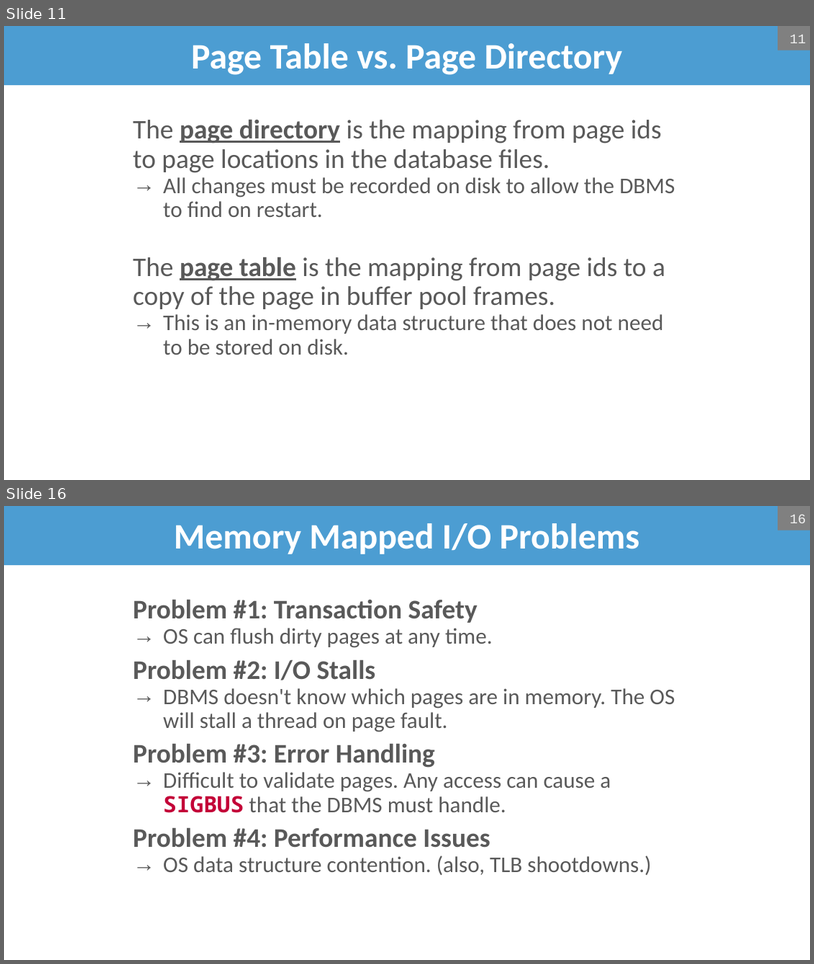
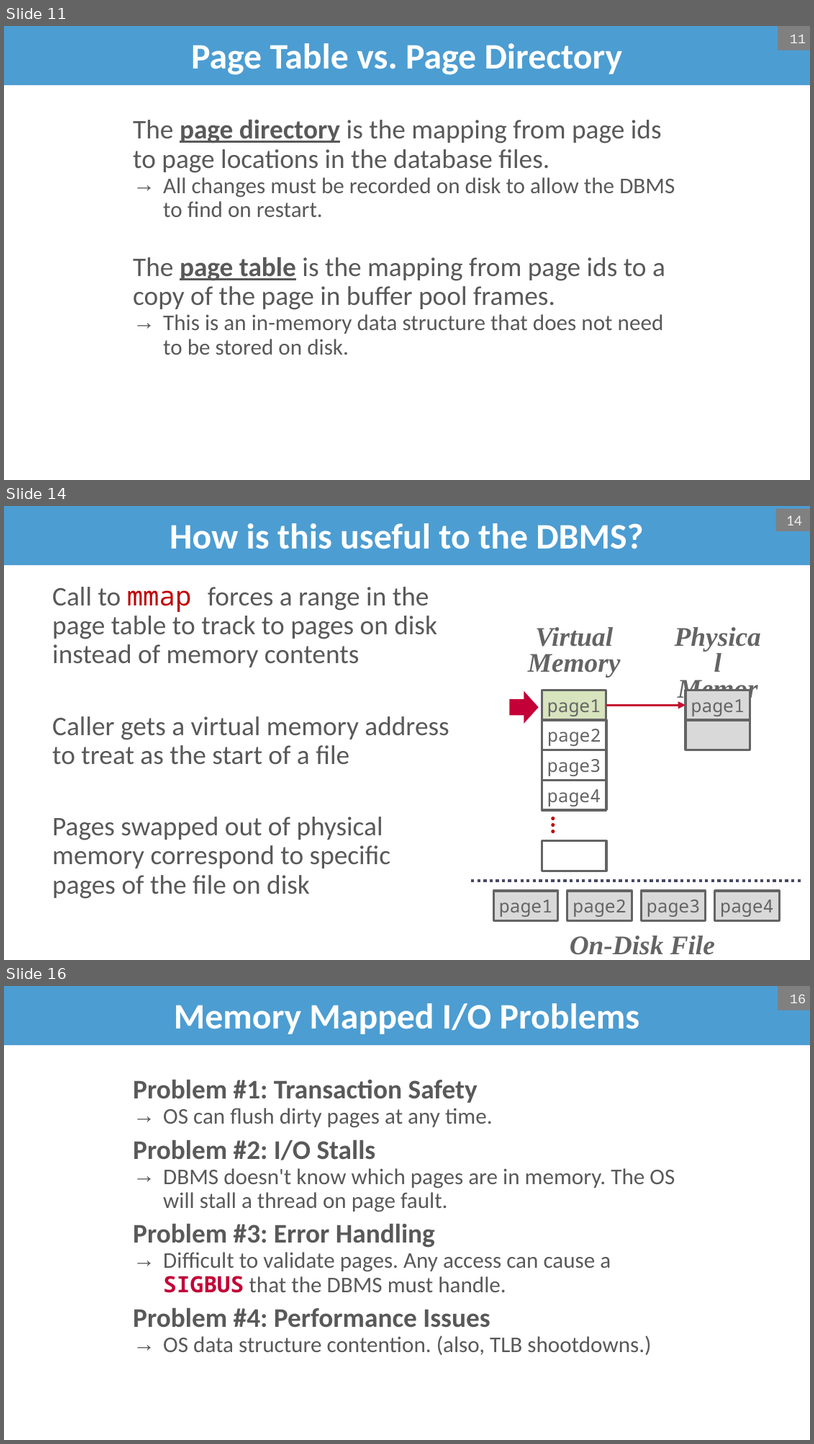
Before and after one commit to bsb20/bsb20.github.io, a slide deck: docs/421_f26/lectures/L5.pptx. Shown one above the other, each under a label of ours: slides 11 and 16 before the commit, slides 11, 14 and 16 after it; the slides between them are not shown. The pictures are 814x964 and 814x1444 pixels, drawn with LibreOffice and Linux fonts; fonts in the diff are those of the drawing; background and template pictures are left out. Boxes give left, top, right and bottom in pixels: in the first picture for what was removed or moved away, otherwise in the second. Text is boxed around its words. In the diff, an @@ line names an element or a change of style, - is before the commit and + after.

```diff
--- a/docs/421_f26/lectures/L5.pptx
+++ b/docs/421_f26/lectures/L5.pptx
@@ slide 14 added at [4, 506, 810, 960], background #FFFFFF @@
@@ title added at [4, 506, 810, 565], fill #4C9DD2, 32 pt, text #FFFFFF, bold @@
+How is this useful to the DBMS?
@@ page number added at [777, 508, 810, 531], fill #808080, 12 pt, text #F2F2F2 @@
+14
@@ text added at [52, 587, 449, 898], 24 pt, text #595959 @@
+Call to mmap forces a range in the page table to track to pages on disk instead of memory contents
+Caller gets a virtual memory address to treat as the start of a file
+Pages swapped out of physical memory correspond to specific pages of the file on disk
@@ text added at [528, 654, 620, 677], 24 pt, text #646464, bold, italic @@
+Physical
+Memory
@@ right arrow added at [509, 690, 539, 723], fill #C30037 @@
@@ rectangle added at [542, 690, 607, 721], fill #FFFFFF, outline #646464 2 pt, 16 pt, text #646464 @@
+page1
@@ rectangle added at [542, 690, 607, 720], fill #D7E4BD, outline #646464 2 pt, 16 pt, text #646464 @@
+page1
@@ rectangle added at [687, 690, 751, 720], fill #D9D9D9, outline #646464 2 pt, 16 pt, text #646464 @@
+page1
@@ rectangle added at [542, 720, 607, 749], fill #FFFFFF, outline #646464 2 pt, 16 pt, text #646464 @@
+page2
@@ arrow added from (607, 705) to (687, 705), #C41230 2.25 pt @@
@@ rectangle added at [687, 720, 751, 749], fill #D9D9D9, outline #646464 2 pt @@
@@ rectangle added at [542, 750, 607, 780], fill #FFFFFF, outline #646464 2 pt, 16 pt, text #646464 @@
+page3
@@ rectangle added at [542, 780, 607, 810], fill #FFFFFF, outline #646464 2 pt, 16 pt, text #646464 @@
+page4
@@ group added at [535, 627, 613, 870]: 3 rectangles, 2 texts @@
+Virtual
+Memory
+...
@@ group added at [472, 881, 802, 955]: 4 rectangles, 1 line, 1 text @@
+page1
+page2
+page3
+page4
+On-Disk File
```
Also in this commit, not shown: 9 slides changed, 1 slide removed, 1 other file.
